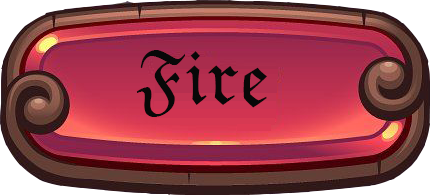
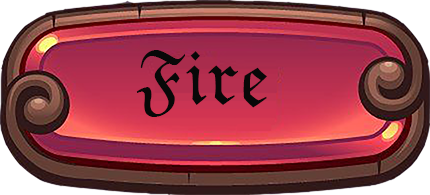
Layers edited between the first and the second 430×195 image:
painted on "Слой 1" over 0, 0, 430, 195
